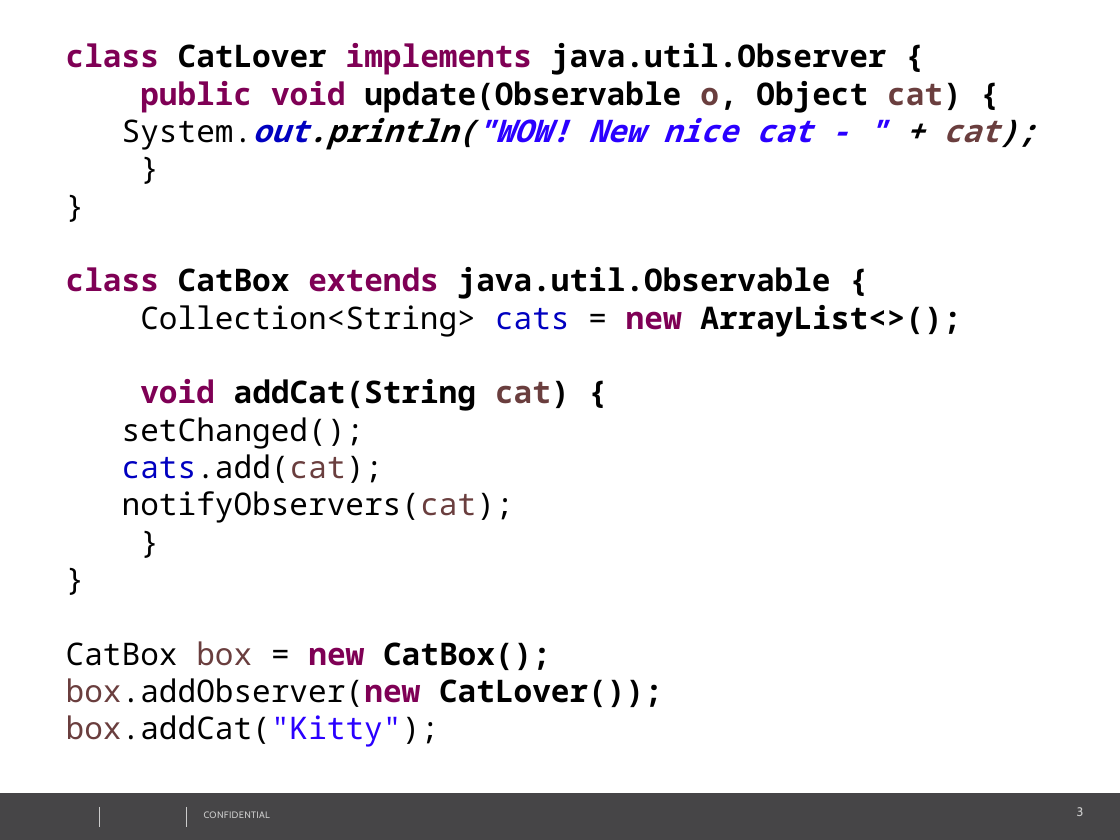
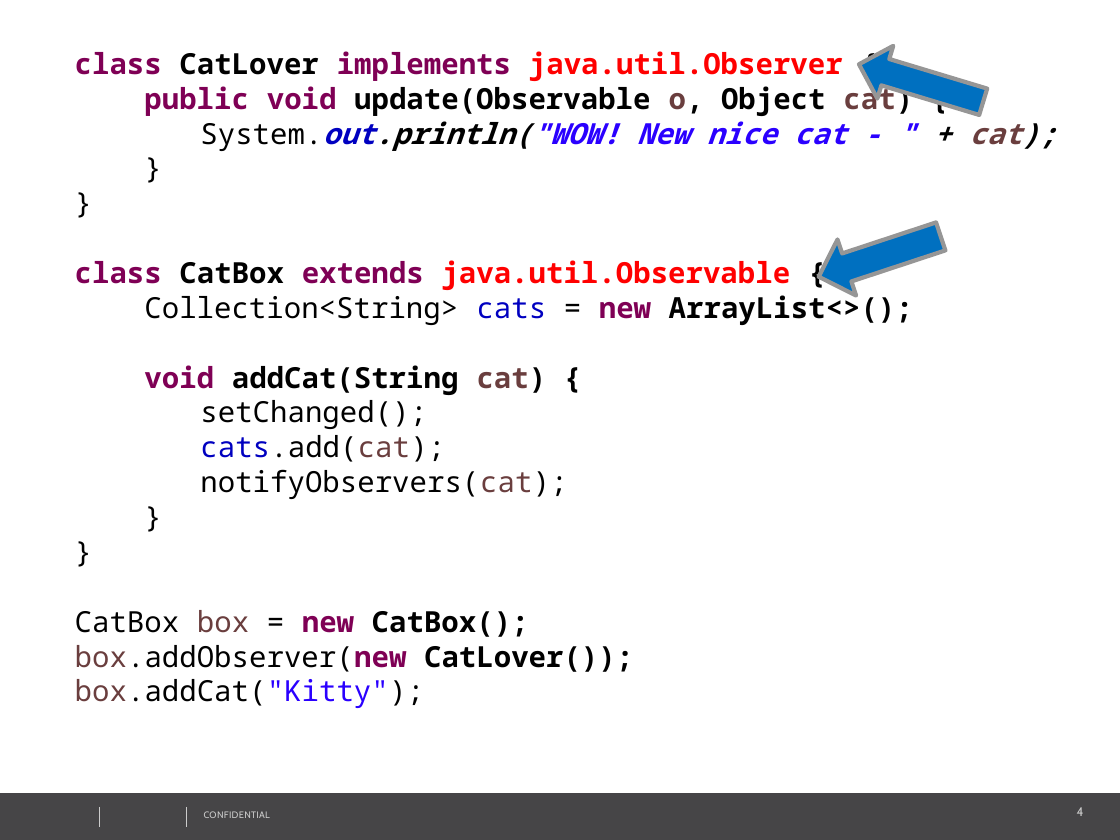
Before and after one commit to vitali-kviatkouski/personal, a slide deck: slide 4 of DesignPatternsQuizFinal.pptx (slide 3 before the commit). Drawn at 1120x840 pixels with LibreOffice and Linux fonts; fonts in the diff are those of the drawing; background and template pictures are left out. Boxes give left, top, right and bottom in pixels: in the first picture for what was removed or moved away, otherwise in the second. Text is boxed around its words. In the diff, an @@ line names an element or a change of style, - is before the commit and + after.

Commit message:
Final version of design patterns quiz

```diff
--- a/DesignPatternsQuizFinal.pptx
+++ b/DesignPatternsQuizFinal.pptx
@@ text "class CatLover implements java.util.Observer {": place and size @@
-text "class CatLover implements java.util.Observer {" at <box>66,43,1036,747</box>
+text "class CatLover implements java.util.Observer {" at <box>75,51,1056,708</box>
@@ text "class CatLover implements java.util.Observer {" at <box>75,51,1056,708</box>: size 15 to 14 pt; text colour #000000 to #FF0000 in "java.util.Observer", "java.util.Observable" @@
@@ down arrow added at <box>850,38,991,128</box>, fill #0070C0, outline #979797 2 pt @@
@@ down arrow added at <box>809,208,950,305</box>, fill #0070C0, outline #979797 2 pt @@
@@ page number at <box>1077,807,1084,816</box>: text changed @@
-3
+4
```
Also in this commit, not shown: 13 other slides changed, 2 slides added.
